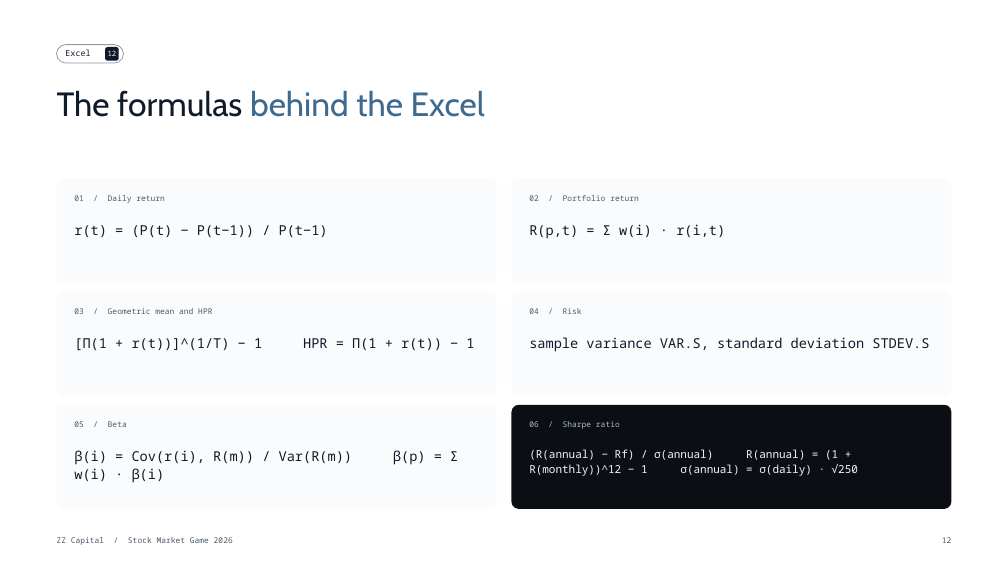
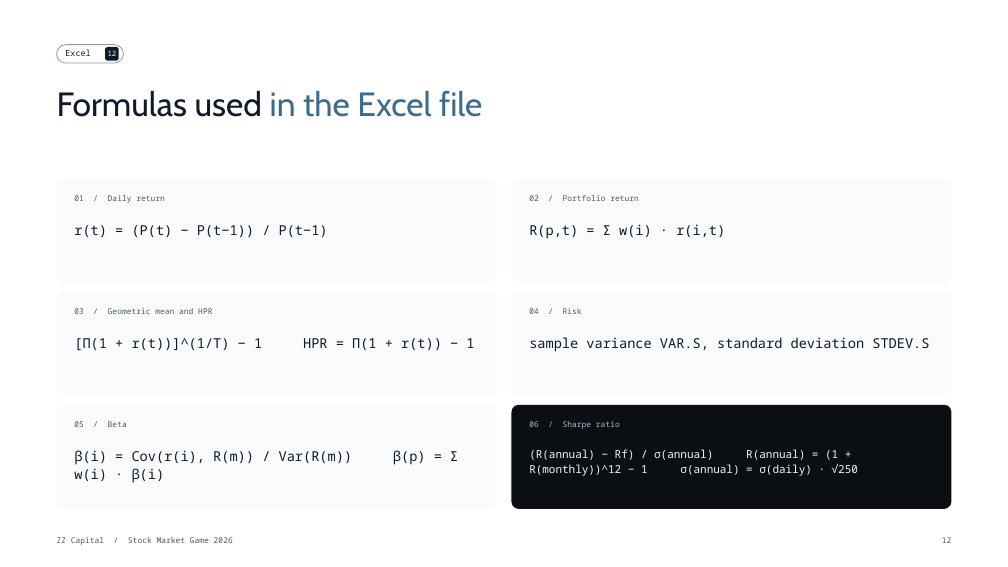
Before and after one commit to cristianozonta220405-afk/Uni, a slide deck: slide 12 of SMG/out/presentazione_strategia.pptx. Drawn at 1008x567 pixels with LibreOffice and Linux fonts; fonts in the diff are those of the drawing; background and template pictures are left out. Boxes give left, top, right and bottom in pixels: in the first picture for what was removed or moved away, otherwise in the second. Text is boxed around its words. In the diff, an @@ line names an element or a change of style, - is before the commit and + after.

```diff
--- a/SMG/out/presentazione_strategia.pptx
+++ b/SMG/out/presentazione_strategia.pptx
@@ text at bbox=[57, 90, 482, 117]: text changed @@
-The formulas behind the Excel
+Formulas used in the Excel file
```
Also in this commit, not shown: 5 other slides changed, 1 slide added, 1 slide removed, 6 other files.
